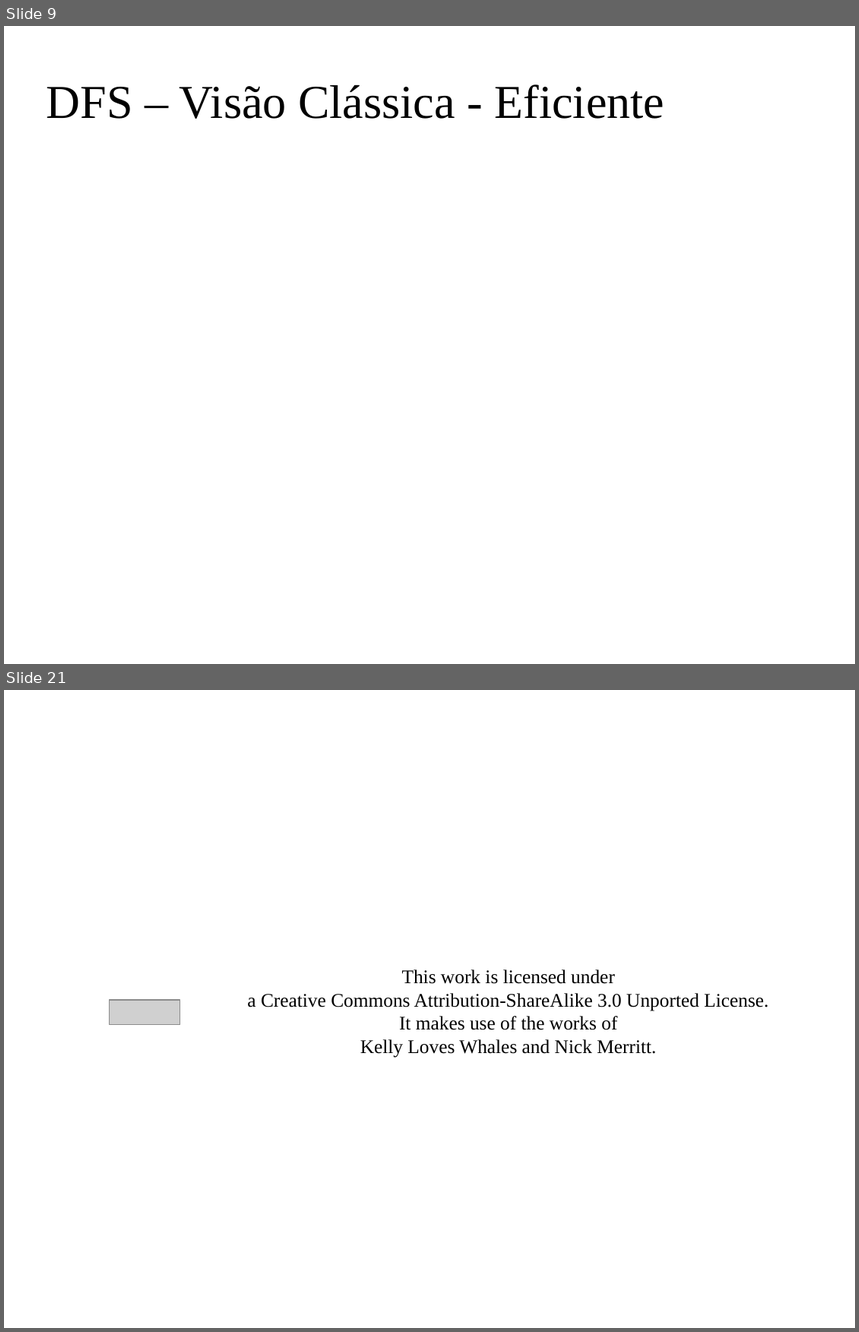
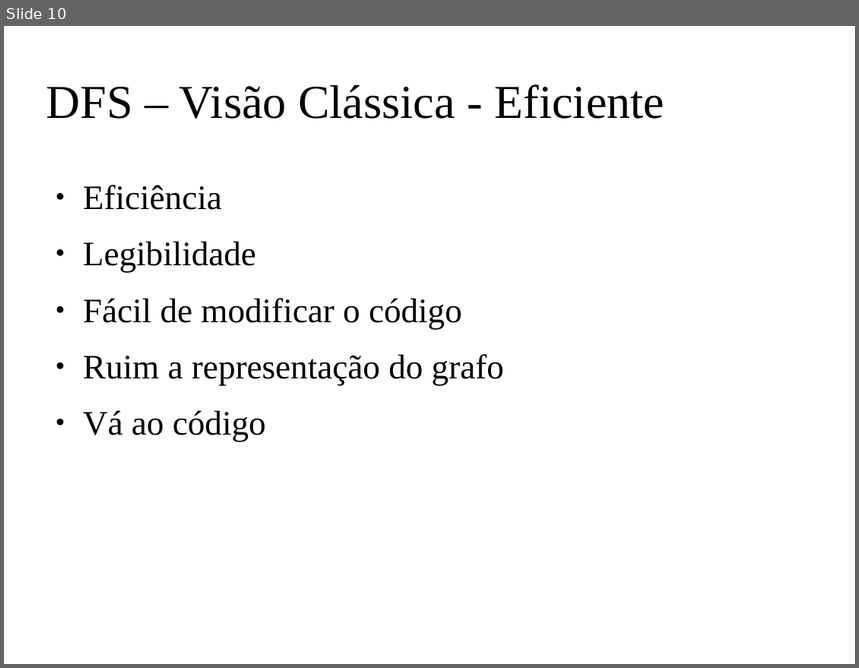
Before and after one commit to claudiosa/CCS, a slide deck: picat/YOUTUBE_dfs_jupyter_picat/slides_picat_jupyter_dfs.odp. Shown one above the other, each under a label of ours: slides 9 and 21 before the commit, slide 10 after it; the slides between them are not shown. The pictures are 859x1332 and 859x668 pixels, drawn with LibreOffice and Linux fonts; fonts in the diff are those of the drawing; grey boxes stand for pictures; background and template pictures are left out. Boxes give left, top, right and bottom in pixels: in the first picture for what was removed or moved away, otherwise in the second. Text is boxed around its words. In the diff, an @@ line names an element or a change of style, - is before the commit and + after.

```diff
--- a/picat/YOUTUBE_dfs_jupyter_picat/slides_picat_jupyter_dfs.odp
+++ b/picat/YOUTUBE_dfs_jupyter_picat/slides_picat_jupyter_dfs.odp
@@ slide 21 removed at [4,690,855,1328], background picture (left out) @@
@@ title removed at [247,970,769,1057] @@
-This work is licensed under
-a Creative Commons Attribution-ShareAlike 3.0 Unported License.
-It makes use of the works of
-Kelly Loves Whales and Nick Merritt.
@@ picture removed at [110,1001,181,1025] @@
@@ what was slide 9 is now slide 10 @@
@@ slide 10 changed as well @@
@@ text added at [83,185,504,442], 32 pt, text #000000 @@
+● Eficiência
+● Legibilidade
+● Fácil de modificar o código
+● Ruim a representação do grafo
+● Vá ao código
```
Also in this commit, not shown: 5 other slides changed, 7 slides added, 12 other slides removed, 20 other files.
